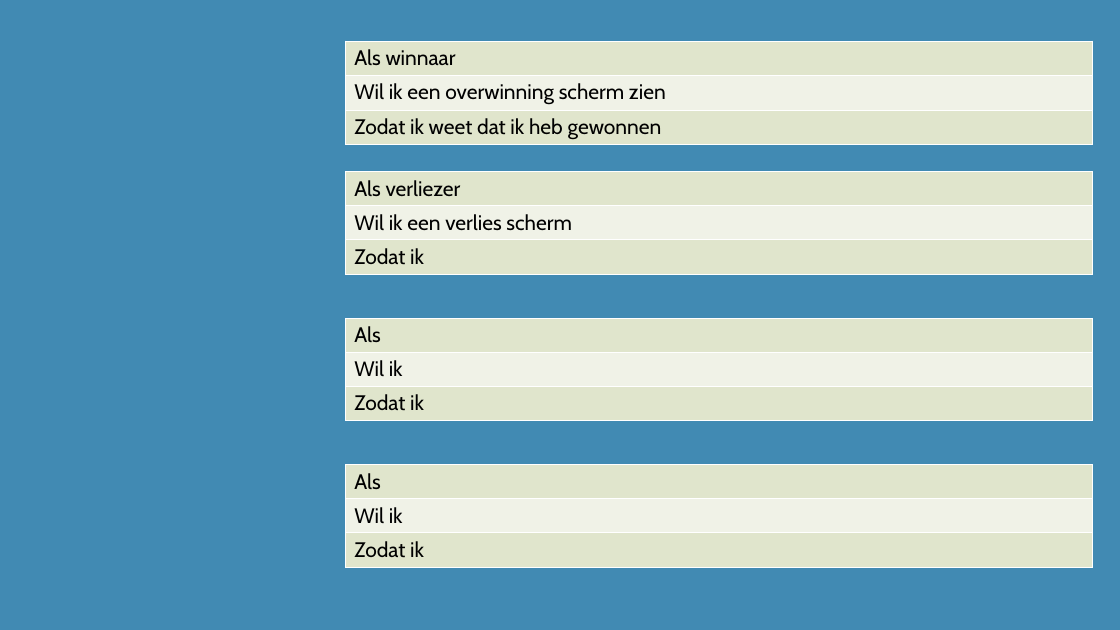
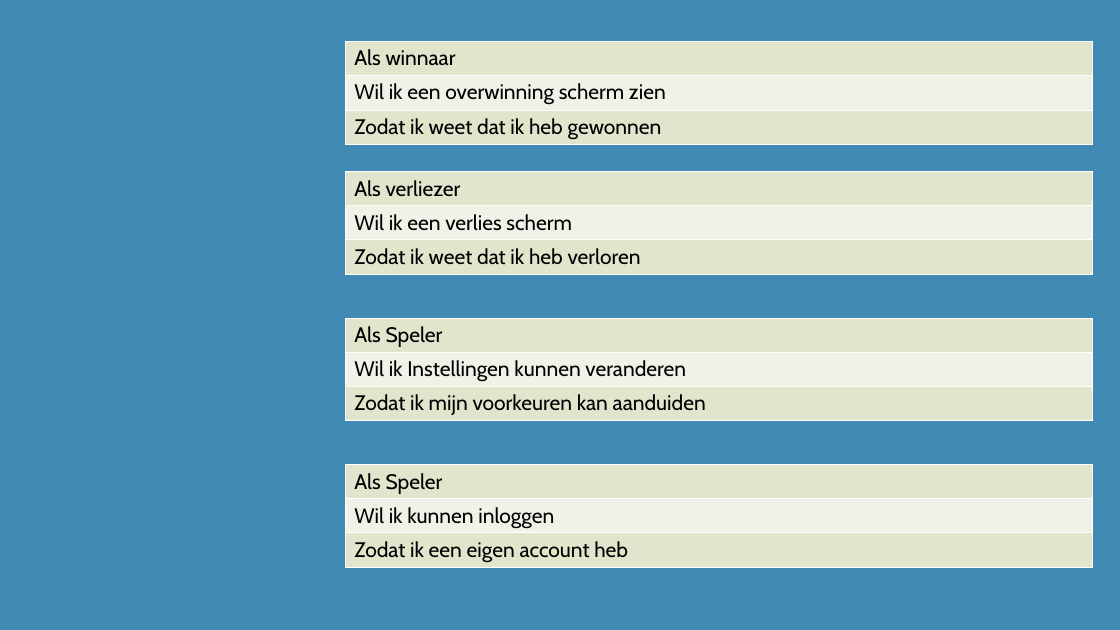
Before and after one commit to DiangeloHaaze/paardenrace, a slide deck: slide 2 of UserStories.pptx. Drawn at 1120x630 pixels with LibreOffice and Linux fonts; fonts in the diff are those of the drawing. Boxes give left, top, right and bottom in pixels: in the first picture for what was removed or moved away, otherwise in the second. Text is boxed around its words. In the diff, an @@ line names an element or a change of style, - is before the commit and + after.

Commit message:
1.1.6

```diff
--- a/UserStories.pptx
+++ b/UserStories.pptx
@@ table at [346,172,1093,275] @@
-row 3, column 1: Zodat ik
+row 3, column 1: Zodat ik weet dat ik heb verloren
@@ table at [346,318,1093,421] @@
-row 1, column 1: Als
+row 1, column 1: Als Speler
-row 2, column 1: Wil ik
+row 2, column 1: Wil ik Instellingen kunnen veranderen
-row 3, column 1: Zodat ik
+row 3, column 1: Zodat ik mijn voorkeuren kan aanduiden
@@ table at [346,465,1093,567] @@
-row 1, column 1: Als
+row 1, column 1: Als Speler
-row 2, column 1: Wil ik
+row 2, column 1: Wil ik kunnen inloggen
-row 3, column 1: Zodat ik
+row 3, column 1: Zodat ik een eigen account heb
```
Also in this commit, not shown: 1 slide added.
